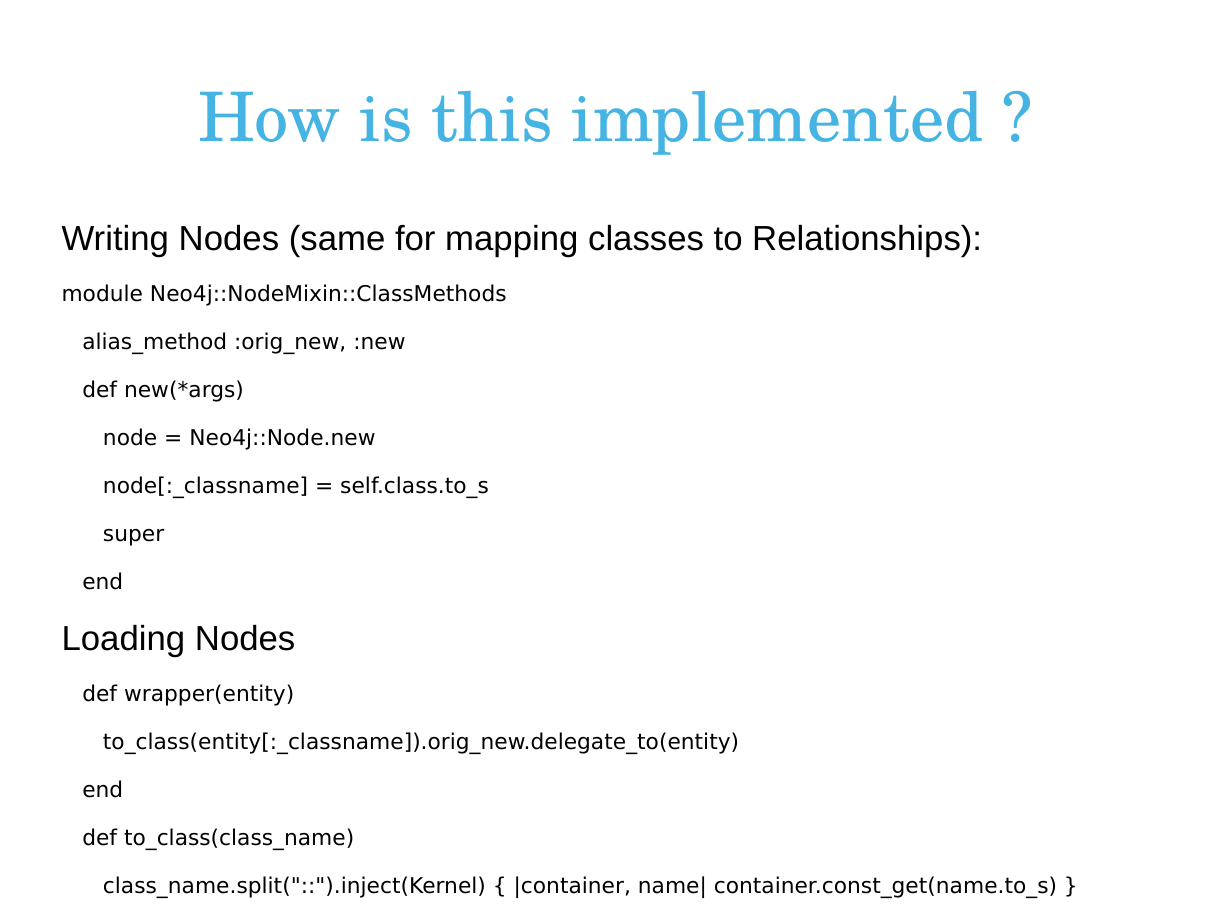
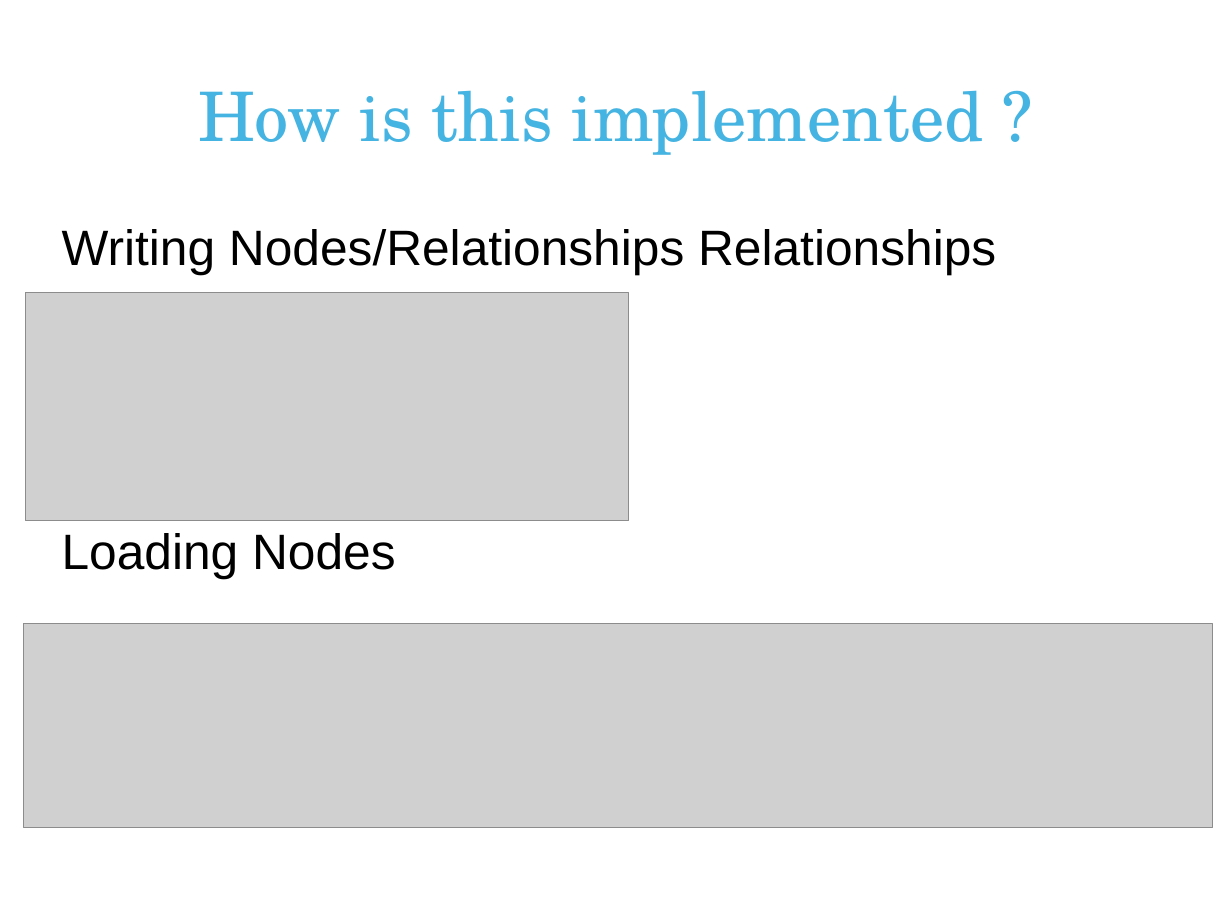
Before and after one commit to andreasronge/andreasronge.github.com, a slide deck: slide 31 of JRubyConf.odp. Drawn at 1232x924 pixels with LibreOffice and Linux fonts; fonts in the diff are those of the drawing; grey boxes stand for pictures; background and template pictures are left out. Boxes give left, top, right and bottom in pixels: in the first picture for what was removed or moved away, otherwise in the second. Text is boxed around its words. In the diff, an @@ line names an element or a change of style, - is before the commit and + after.

Commit message:
Updated slides

```diff
--- a/JRubyConf.odp
+++ b/JRubyConf.odp
@@ text at <box>62,229,996,275</box>: text changed; size 14 to 32 pt; font DejaVu Sans to Arial @@
-Writing Nodes (same for mapping classes to Relationships):
-module Neo4j::NodeMixin::ClassMethods
-alias_method :orig_new, :new
-def new(*args)
-node = Neo4j::Node.new
-node[:_classname] = self.class.to_s
-super
-end
+Writing Nodes/Relationships Relationships
@@ picture added at <box>26,293,629,521</box> @@
@@ text at <box>62,533,396,579</box>: size 22.4 to 32 pt in "Loading Nodes" @@
@@ picture added at <box>23,624,1213,828</box> @@
@@ text at <box>82,684,1057,898</box>: paragraphs removed @@
-def wrapper(entity)
-to_class(entity[:_classname]).orig_new.delegate_to(entity)
-end
-def to_class(class_name)
-class_name.split("::").inject(Kernel) { |container, name| container.const_get(name.to_s) }
-end
```
Also in this commit, not shown: 14 other slides changed, 3 slides added, 2 slides removed.
